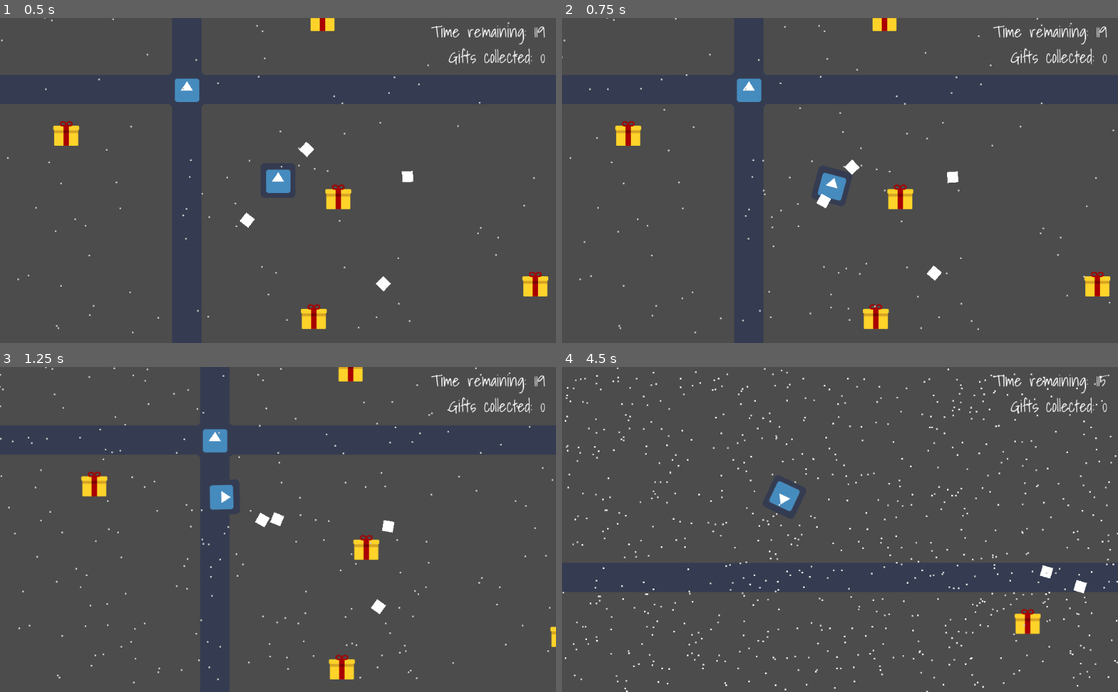
Above: before the commit, frames 1-4 (two rows, left to right).
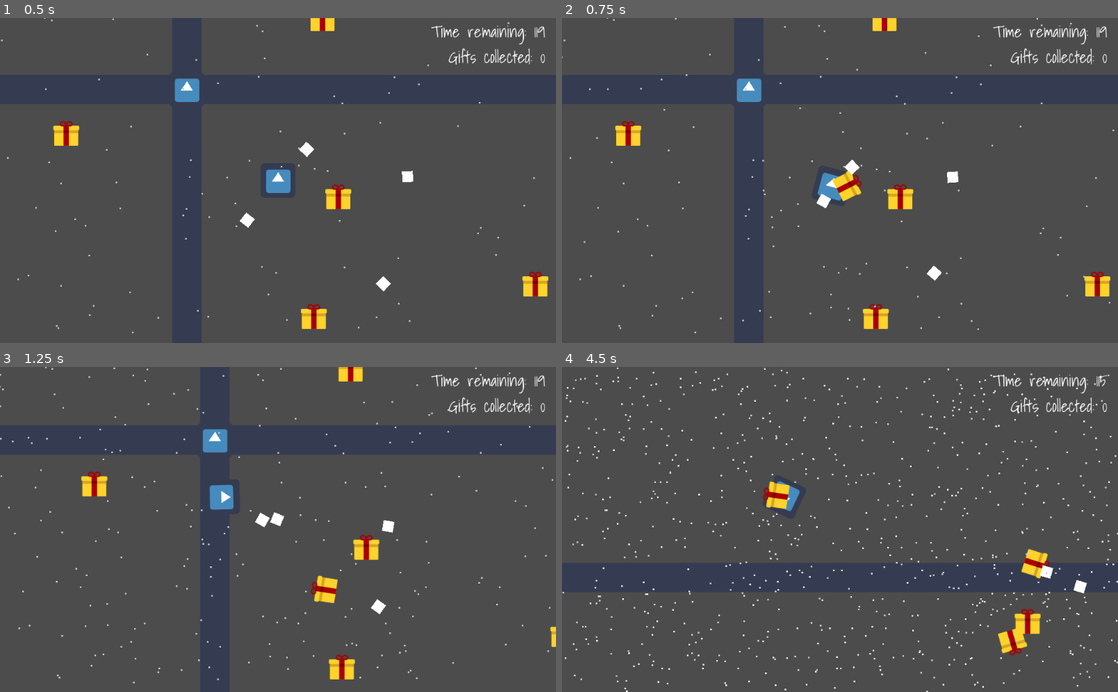
Above: after the commit, the same moments.

Repository: GameDrivenDesign/SebastHolyWandarousChristmasGame
Game: Godot game, scene res://scenes/world/world.tscn
Two runs of this game, one before a commit and one after it. Both use one fixed random seed, a clock stepped at 60 frames per second and the inputs below. The engine's default icon, where the game draws it, is replaced by a stand-in: a white triangle on a blue panel in a dark square.
Inputs (mouse positions are in pixels of both pictures, inside the frame that each line leads up to):
- Up to frame 1 (0.5 s): no input
- Up to frame 2 (0.75 s): move the mouse to (962, 164) at 0.52 s; hold Right (right) from 0.53 s (still down); click (962, 164) at 0.6 s
- Up to frame 3 (1.25 s): keep holding Right (right)
- Up to frame 4 (4.5 s): move the mouse to (728, 545) at 1.27 s; release Right (right) at 1.28 s; hold Down (down) 1.28-2.03 s; click (728, 545) at 1.35 s; move the mouse to (895, 458) at 2.02 s; hold Right (right) 2.03-2.78 s; click (895, 458) at 2.1 s; move the mouse to (812, 594) at 2.77 s; hold Up (up) 2.78-3.53 s; click (812, 594) at 2.85 s; move the mouse to (1006, 578) at 3.52 s; hold Left (left) from 3.53 s (still down); click (1006, 578) at 3.6 s; move the mouse to (673, 480) at 4.27 s; click (673, 480) at 4.35 s

Frame 1 is identical in both runs. In frame 2, 0.3% of the frame differs, in the area x 48-54%, y 47-57%; in frame 3, 0.3%; in frame 4, 0.9%, in the area x 36-95%, y 35-89%.

Commit message:
add first version of gift projectile

Diff:
--- a/project.godot
+++ b/project.godot
@@ -24,6 +24,15 @@
  ]
 down=[ Object(InputEventKey,"resource_local_to_scene":false,"resource_name":"","device":0,"alt":false,"shift":false,"control":false,"meta":false,"command":false,"pressed":false,"scancode":16777234,"unicode":0,"echo":false,"script":null)
  ]
+gift_projectile=[ Object(InputEventMouseButton,"resource_local_to_scene":false,"resource_name":"","device":0,"alt":false,"shift":false,"control":false,"meta":false,"command":false,"button_mask":0,"position":Vector2( 0, 0 ),"global_position":Vector2( 0, 0 ),"factor":1.0,"button_index":1,"pressed":false,"doubleclick":false,"script":null)
+ ]
+
+[layer_names]
+
+2d_physics/layer_1="player"
+2d_physics/layer_2="dumb_kid"
+2d_physics/layer_3="gift"
+2d_physics/layer_4="gift_projectile"
 
 [physics]
 
--- a/scenes/dumb_kid/dumb_kid.gd
+++ b/scenes/dumb_kid/dumb_kid.gd
@@ -26,7 +26,7 @@
 
 	velocity = float(direction.length() <= min_distance) * direction.normalized() * speed
 
-	rotation = direction.angle()
+	look_at(player.position)
 
 func _physics_process(delta):
 	var collision_info = move_and_collide(velocity * delta)
--- a/scenes/dumb_kid/dumb_kid.tscn
+++ b/scenes/dumb_kid/dumb_kid.tscn
@@ -10,8 +10,8 @@
 [node name="dumb_kid" type="KinematicBody2D"]
 
 input_pickable = false
-collision_layer = 1
-collision_mask = 1
+collision_layer = 2
+collision_mask = 11
 collision/safe_margin = 0.08
 script = ExtResource( 1 )
 _sections_unfolded = [ "Collision", "collision" ]
--- /dev/null
+++ b/scenes/gift/gift_projectile.gd
@@ -0,0 +1,10 @@
+extends RigidBody2D
+
+var min_speed_till_normal_gift_spawn = 0.01
+
+func _physics_process(delta):
+	return
+	#if velocity.length() < min_speed_till_normal_gift_spawn:
+	#	var new_gift = preload('res://scenes/gift/gift.tscn').instance()
+	#	add_node(new_gift)
+	#	queue_free()
--- /dev/null
+++ b/scenes/gift/gift_projectile.tscn
@@ -0,0 +1,42 @@
+[gd_scene load_steps=4 format=2]
+
+[ext_resource path="res://scenes/gift/gift_projectile.gd" type="Script" id=1]
+[ext_resource path="res://scenes/gift/gift.svg" type="Texture" id=2]
+
+[sub_resource type="RectangleShape2D" id=1]
+
+custom_solver_bias = 0.0
+extents = Vector2( 10.5505, 10 )
+
+[node name="gift_projectile" type="RigidBody2D"]
+
+input_pickable = false
+collision_layer = 8
+collision_mask = 14
+mode = 0
+mass = 1.0
+friction = 1.0
+bounce = 0.0
+gravity_scale = 1.0
+custom_integrator = false
+continuous_cd = 0
+contacts_reported = 0
+contact_monitor = false
+sleeping = false
+can_sleep = true
+linear_velocity = Vector2( 0, 0 )
+linear_damp = -1.0
+angular_velocity = 0.0
+angular_damp = -1.0
+script = ExtResource( 1 )
+_sections_unfolded = [ "Collision" ]
+
+[node name="Sprite" type="Sprite" parent="." index="0"]
+
+texture = ExtResource( 2 )
+
+[node name="CollisionShape2D" type="CollisionShape2D" parent="." index="1"]
+
+position = Vector2( 0, 4.41306 )
+scale = Vector2( 2.11334, 1.84165 )
+shape = SubResource( 1 )
--- a/scenes/player/player.gd
+++ b/scenes/player/player.gd
@@ -22,6 +22,15 @@
 	if Input.is_action_pressed('up'):
 		velocity = Vector2(0, -speed).rotated(rotation)
 
+	if Input.is_action_just_pressed('gift_projectile'):
+		var mouse = get_global_mouse_position()
+		var gift_direction = mouse - global_position
+		var gift_projectile = preload('res://scenes/gift/gift_projectile.tscn').instance()
+		gift_projectile.position = position
+		gift_projectile.rotation = gift_direction.angle() + PI/2
+		gift_projectile.apply_impulse(Vector2(0.0, 0.0), gift_direction)
+		get_parent().add_child(gift_projectile)
+
 func _physics_process(delta):
 	get_input()
 
--- a/scenes/player/player.tscn
+++ b/scenes/player/player.tscn
@@ -14,7 +14,7 @@
 
 input_pickable = false
 collision_layer = 1
-collision_mask = 1
+collision_mask = 6
 mode = 0
 mass = 0.01
 friction = 1.0
@@ -31,7 +31,7 @@
 angular_velocity = 0.0
 angular_damp = 2.0
 script = ExtResource( 1 )
-_sections_unfolded = [ "Angular", "Linear" ]
+_sections_unfolded = [ "Angular", "Collision", "Linear" ]
 speed = 10
 rotation_speed = 4.5
 
--- a/scenes/world/world.tscn
+++ b/scenes/world/world.tscn
@@ -7,7 +7,7 @@
 [ext_resource path="res://scenes/hud/hud.tscn" type="PackedScene" id=5]
 [ext_resource path="res://scenes/dumb_kid/dumb_kid.tscn" type="PackedScene" id=6]
 
-[node name="map" type="Node2D" index="0"]
+[node name="map" type="Node2D"]
 
 [node name="ParallaxBackground" type="ParallaxBackground" parent="." index="0"]
 
